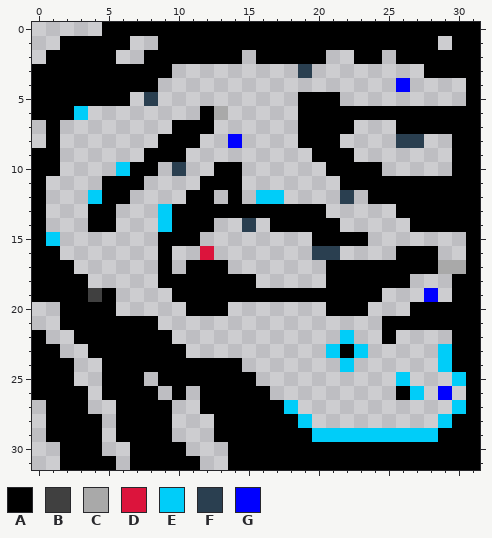
Two states of a pixel-art sprite, AridArnold/Content/Levels/level3-1.png. Above is the file before it was changed.
The file is 32x32 pixels. Colours within 5 levels of each other are drawn and written as one.
Palette (. is transparent): A #000000  B #404040  C #a9a9a9  D #dc143c  E #00cdf9  F #2a3f50  G #0000ff
Pixels before, first column x 0:
 0 .....AAAAAAAAAAAAAAAAAAAAAAAAAAA
 1 ..AAAAA..AAAAAAAAAAAAAAAAAAAA.AA
 2 .AAAAA..AAAAAAA.AAAAA..AA.AAAAAA
 3 AAAAAAAAAA.........F........AAAA
 4 AAAAAAAAA.................G....A
 5 AAAAAAA.F..........AAA.........A
 6 AAAE........AC.....AAAAAAAAAAAAA
 7 .A........AAA......AAAA...AAAAAA
 8 .A.......AAA..G....AAA....FF..AA
 9 AA......AAA.........AAA.......AA
10 AA....EAA.F..AA......AAAA.....AA
11 A....AAA....AAA.......AAAAAAAAAA
12 A...EAA....AA.A.EE....F.AAAAAAAA
13 A...AA...EAAAAAAAAAAA.....AAAAAA
14 A...AA...EAAA..F.AAAAA.....AAAAA
15 AE.......AAA........AAAA.......A
16 AA.......A..D.......FF....AAA..A
17 AAA......A.AAA.......AAAAAAAACCA
18 AAAA.....AAAAAAA.....AAAAAA...AA
19 AAAABA....AAAAAAAAAAAAAAA...G.AA
20 ..AAAA.....AAA.......AAA...AAAAA
21 ..AAAAAAA................AAAAAAA
22 A..AAAAAAA............E..A....AA
23 AA..AAAAAAA..........EAE.....EAA
24 AAA..AAAAAAAAAA.......E......EAA
25 AAA..AAA.AAAAAAA..........E...EA
26 AAAA.AAAA.A.AAAAA.........AE.G.A
27 .AAA..AAAA..AAAAAAE...........EA
28 .AAAA.AAAA...AAAAAAE.........EAA
29 .AAAA.AAAA...AAAAAAAEEEEEEEEEAAA
30 ..AAA..AAAA...AAAAAAAAAAAAAAAAAA
31 ..AAAA.AAAAA..AAAAAAAAAAAAAAAAAA
And afterwards:
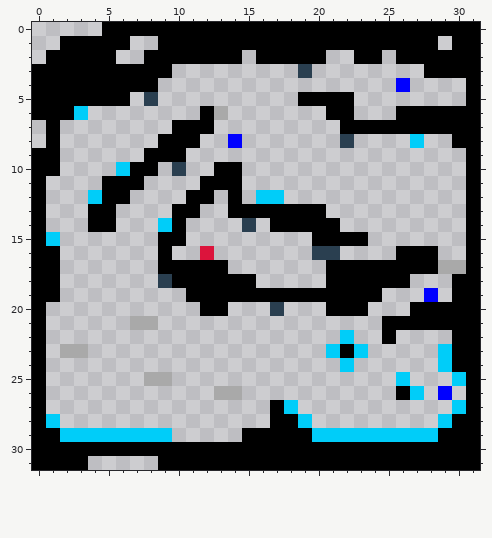
From old to new:
Changed rows in their new state; - is an unchanged pixel.
first column x 0:
 5 ----------------------A--------
 6 -------------------..--...-----
 7 -------------------...-AAA-----
 8 -------------------...F---.E---
 9 --------------------...-------.
10 ---------------------....-----.
11 ----------------------.........
12 ----------------------.-.......
13 ---------.--..------------.....
14 -----------..--------------....
15 -----------.-------------------
17 --.-------A--------------------
18 --..-----F---------------------
19 --....----.--------------------
20 A-....-----.-----F-------------
21 A-.....CC----------------------
22 ---.......---------------------
23 -.CC.......--------------------
24 -..--..........----------------
25 -..--...CC......---------------
26 -...-....-.-.CC..--------------
27 A...--....--.....--------------
28 AE...-....---....--------------
29 A-EEEEEEEE---..----------------
30 AA---AA----AAA-----------------
31 AA--..-..---AA-----------------
